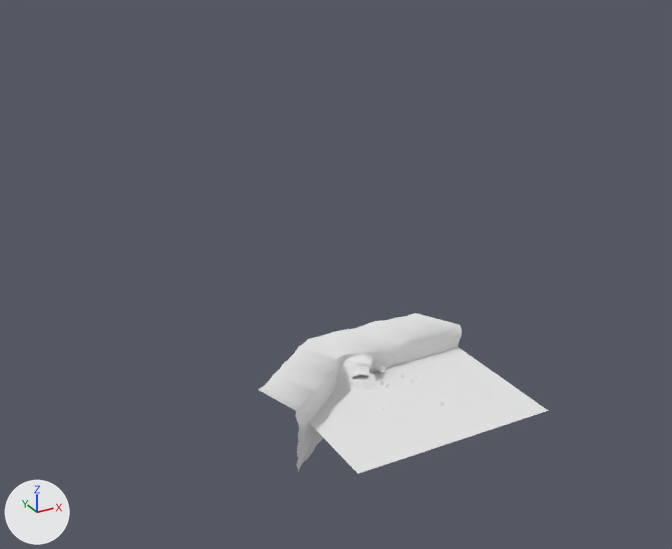
Renders of the OBJ model KadenWork/Obj Exports/Scene.obj from each side of a commit.
One viewpoint serves both versions: a 50 mm lens placed at (-50.5, -70.2, 54.5), pointed at (3.6, 28.1, 5.4). Arrows for +X, +Y and +Z are at lower left; the lights stay in place. Where no turn or scale is listed for an object, it has been applied to the vertices. Vertices at the same position are counted once.

In view in the first picture: 'Scene'.
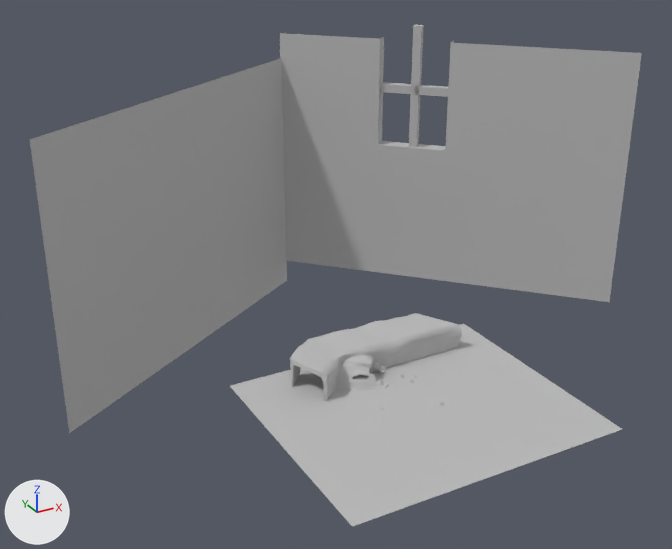
The edits, one by one:
Material 'lambert3SG' (mat_lambert3sg) changes colour from white #e7e7e7 to grey #bcbcbc; in linear values from (0.8, 0.8, 0.8) to (0.5, 0.5, 0.5).
Material 'lambert5SG' (mat_lambert5sg) changes colour from white #e7e7e7 to grey #bcbcbc; in linear values from (0.8, 0.8, 0.8) to (0.5, 0.5, 0.5).
Material 'lambert2SG' (mat_lambert2sg) changes colour from white #e7e7e7 to grey #bcbcbc; in linear values from (0.8, 0.8, 0.8) to (0.5, 0.5, 0.5).
Material 'lambert7SG' (mat_lambert7sg) is new.
Its base color is (0.5, 0.5, 0.5) (grey #bcbcbc).
Its roughness is 1.0.
me_scene is used by ob_scene; location (0.0, 0.0, 0.0).
me_scene had 1635 vertices, 1546 faces and spanned x -16.5..12.0, y -4.8..16.8, z -4.2..3.8.
me_scene now has 1846 vertices, 1712 faces and spans x -31.5..51.4, y -11.5..65.4, z -12.4..32.4.
me_scene part 1: a new loose piece of 94 vertices spanning x 14.0..51.4, y 25.5..65.4, z -8.5..30.4, in mat_lambert7sg (grey #bcbcbc).
me_scene part 2: a new loose piece of 88 vertices spanning x -31.5..14.3, y 35.5..65.4, z -12.4..26.5, in mat_lambert2sg (grey #bcbcbc).
me_scene part 3: 11 vertices moved from x -9.4..-9.2, y 7.7..8.0, z -4.2..3.2 to x -8.7..-8.5, y 8.8..9.3, z -3.5..2.7; 150 vertices removed from x -16.5..12.0, y -4.8..14.4, z -4.2..3.7; 163 vertices added at x -16.5..16.5, y -11.5..16.9, z -3.3..3.7.
me_scene part 4: 16 vertices added at x 25.6..34.3, y 45.7..54.8, z 12.9..32.4.
me_scene now uses material mat_lambert7sg (grey #bcbcbc).

Changed parts and their boxes [x1, y1, x2, y2] in the pictures (672 x 549 px; the box of a moved part takes in the faces that stretch with it):
'Scene', recoloured, reshaped (white to grey, 111% wider, 211% taller)
    before: [258, 313, 548, 474]
    after: [30, 24, 642, 527]
part 1 of me_scene, added
    after: [280, 33, 642, 302]
part 2 of me_scene, added
    after: [30, 58, 287, 433]
part 3 of me_scene, moved or reshaped
    before: [258, 347, 548, 474]
    after: [230, 313, 622, 527]
part 4 of me_scene, added
    after: [380, 24, 448, 147]
